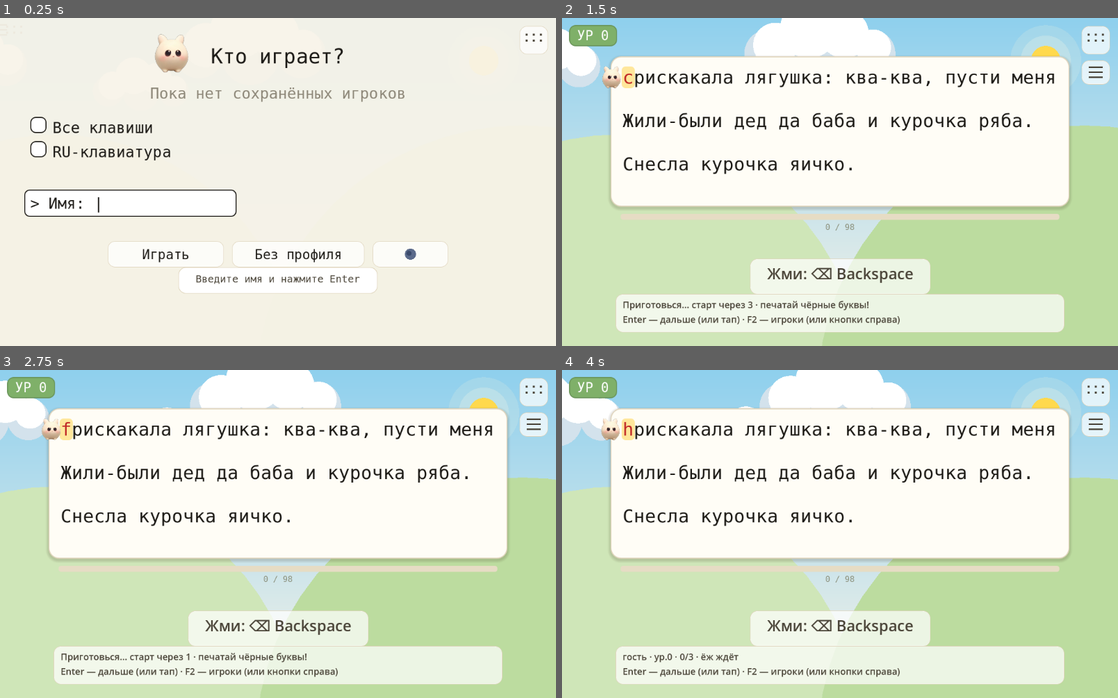
Above: before the commit, frames 1-4 (two rows, left to right).
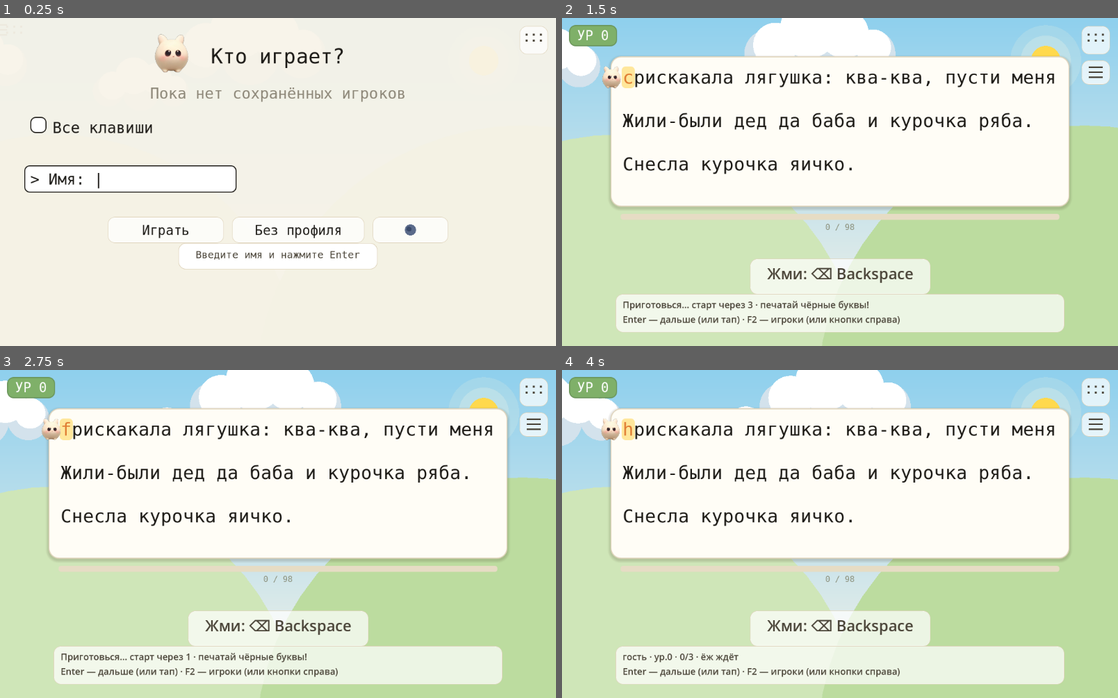
Above: after the commit, the same moments.

Repository: NikitaShubin/ModernBabyType
Game: Godot game, scene res://scenes/main.tscn
Same seed, same stepped clock (60 frames per second), same inputs: the game is played once before the commit and once after it.
Inputs (mouse positions are in pixels of both pictures, inside the frame that each line leads up to):
- Up to frame 1 (0.25 s): no input
- Up to frame 2 (1.5 s): tap Enter at 0.5 s; move the mouse to (962, 165) at 0.52 s; hold D 0.53-1.28 s; tap B at 0.6 s; click (962, 165) at 0.67 s; tap Space at 0.77, 1.07 s; tap C at 0.8, 1.35 s; move the mouse to (728, 198) at 1.27 s; hold S from 1.28 s (still down)
- Up to frame 3 (2.75 s): tap Space at 1.52, 1.82 s; tap E at 1.55, 2.1 s; move the mouse to (333, 461) at 2.02 s; release S at 2.03 s; hold D from 2.03 s (still down); tap F at 2.3 s
- Up to frame 4 (4 s): move the mouse to (812, 599) at 2.77 s; release D at 2.78 s; hold W 2.78-3.53 s; tap F at 2.85 s; click (812, 599) at 2.92 s; tap Space at 3.02, 3.32, 3.77 s; tap G at 3.05, 3.6 s; move the mouse to (1006, 583) at 3.52 s; hold A from 3.53 s (still down); tap H at 3.8 s

The runs differ from the first frame. In frame 1, 9.9% of the frame differs, in the area x 4-81%, y 37-84%; in frame 2, less than 0.1%; in frame 3, less than 0.1%; in frame 4, less than 0.1%.

Commit message:
Убрать RU-клавиатуру из релиза (лежит в ветке ru-keyboard), заяц вперёд, v0.0.9

Diff:
--- a/game/project.godot
+++ b/game/project.godot
@@ -9,7 +9,7 @@
 
 config/name="ModernBabyType"
 config/description="Игра для обучения детей слепой печати: герой убегает от врага, поедая буквы."
-config/version="0.0.8"
+config/version="0.0.9"
 run/main_scene="res://scenes/main.tscn"
 config/features=PackedStringArray("4.3", "GL Compatibility")
 config/icon="res://icon.png"
--- a/game/scripts/balance.gd
+++ b/game/scripts/balance.gd
@@ -7,40 +7,6 @@
 const KEY_PROGRESSION := " аовлыдфжпреимтнгрушщзхъёйчясмитьбю,.!?-:;\"'()1234567890"
 const INITIAL_ACTIVE_COUNT := 3
 const WINS_TO_LEVEL_UP := 3
-## Позиционная русская раскладка для латинской клавиатуры: keycode
-## физической клавиши → буква ЙЦУКЕН (стандарт Windows-RU). Нужно стенду
-## (в образах эмулятора русских KCM нет вообще) и хромбукам с английской
-## раскладкой. Чистая таблица: keycode → [без шифта, с шифтом].
-## Софтовые клавиатуры шлют KEY_UNKNOWN/0 и идут мимо таблицы как есть.
-const RU_POS := {
-	KEY_A: ["ф", "Ф"], KEY_B: ["и", "И"], KEY_C: ["с", "С"],
-	KEY_D: ["в", "В"], KEY_E: ["у", "У"], KEY_F: ["а", "А"],
-	KEY_G: ["п", "П"], KEY_H: ["р", "Р"], KEY_I: ["ш", "Ш"],
-	KEY_J: ["о", "О"], KEY_K: ["л", "Л"], KEY_L: ["д", "Д"],
-	KEY_M: ["ь", "Ь"], KEY_N: ["т", "Т"], KEY_O: ["щ", "Щ"],
-	KEY_P: ["з", "З"], KEY_Q: ["й", "Й"], KEY_R: ["к", "К"],
-	KEY_S: ["ы", "Ы"], KEY_T: ["е", "Е"], KEY_U: ["г", "Г"],
-	KEY_V: ["м", "М"], KEY_W: ["ц", "Ц"], KEY_X: ["ч", "Ч"],
-	KEY_Y: ["н", "Н"], KEY_Z: ["я", "Я"],
-	KEY_0: ["0", ")"], KEY_1: ["1", "!"], KEY_2: ["2", "\""],
-	KEY_3: ["3", "№"], KEY_4: ["4", ";"], KEY_5: ["5", "%"],
-	KEY_6: ["6", ":"], KEY_7: ["7", "?"], KEY_8: ["8", "*"],
-	KEY_9: ["9", "("],
-	KEY_MINUS: ["-", "_"], KEY_EQUAL: ["=", "+"],
-	KEY_BRACKETLEFT: ["х", "Х"], KEY_BRACKETRIGHT: ["ъ", "Ъ"],
-	KEY_SEMICOLON: ["ж", "Ж"], KEY_APOSTROPHE: ["э", "Э"],
-	KEY_BACKSLASH: ["\\", "/"], KEY_COMMA: ["б", "Б"],
-	KEY_PERIOD: ["ю", "Ю"], KEY_SLASH: [".", ","],
-	KEY_QUOTELEFT: ["ё", "Ё"], KEY_SPACE: [" ", " "],
-}
-
-
-## Буква под keycode на латинской клавиатуре (пусто — не буква).
-static func latin_to_ru(keycode: int, shifted: bool) -> String:
-	if not RU_POS.has(keycode):
-		return ""
-	var pair: Array = RU_POS[keycode]
-	return pair[1] if shifted else pair[0]
 ## База slow: даже ребёнок, который только сел за клавиатуру и ищет
 ## три кнопки (пробел, а, о), успевает убежать. Было 2.0 — ёж ловил
 ## новичка раньше, чем тот находил буквы.
--- a/game/scripts/main.gd
+++ b/game/scripts/main.gd
@@ -226,11 +226,8 @@
 		tl.autowrap_mode = TextServer.AUTOWRAP_OFF
 		tl.scroll_active = false
 		tl.mouse_filter = Control.MOUSE_FILTER_IGNORE
-		# Буквы — ПОВЕРХ героев: заяц и ёж шире клетки, стоят перед
-		# текущей буквой и накрывают предыдущую. Раньше текст был под
-		# ними (z = -10), и на эмуляторе это читалось как «заяц сел на
-		# букву». Теперь герой стоит за строкой, а буквы всегда целы.
-		tl.z_index = 1
+		# Текст — на заднем плане: герои рисуются поверх букв.
+		tl.z_index = -10
 		tl.add_theme_font_override("normal_font", mono)
 		tl.visible = false
 		add_child(tl)
@@ -862,19 +859,7 @@
 	# время партии рисовал бы красную метку перевода строки.
 	if ke.unicode < 32:
 		return
-	_type_char(_key_char(ke))
-
-
-## Символ из клавиши: обычно unicode как есть, но с включённой
-## RU-клавиатурой железные латинские коды идут позиционно в ЙЦУКЕН
-## (стенд, хромбуки). Софтовые клавиатуры шлют KEY_UNKNOWN/0 и правилом
-## не задеваются — у них unicode уже верный.
-func _key_char(ke: InputEventKey) -> String:
-	if S.get_ru_kb():
-		var mapped := B.latin_to_ru(ke.keycode, ke.shift_pressed)
-		if mapped != "":
-			return mapped
-	return String.chr(ke.unicode)
+	_type_char(String.chr(ke.unicode))
 
 
 func _type_char(ch: String) -> void:
@@ -1380,8 +1365,6 @@
 	var avail := _hud_avail()
 	var who := profile_name if profile_name != S.GUEST else "гость"
 	var keys := " · все клавиши" if _all_keys() else ""
-	if S.get_ru_kb():
-		keys += " · RU"
 	var lines := [_first_fit([
 		# Полная строка — для альбомной вкладки.
 		"%s%s · Уровень %d · побед подряд %d/%d · %s · точность %d%% · CPM %.0f" % [
@@ -1557,9 +1540,7 @@
 	if bounce_t > 0.0:
 		bounce = -18.0 * k * bounce_t
 	# Заяц стоит ПЕРЕД буквой, спрайт центрируется на левом краю её
-	# клетки. Он шире клетки и накрывает предыдущую букву — это не страшно:
-	# буквы рисуются ПОВЕРХ героя (text_labels z_index = 1), так что текст
-	# всегда читается, а заяц стоит как будто за строкой.
+	# клетки: буква остаётся читаемой, заяц заходит на пол-шара в клетку.
 	var half := HERO_TEX.get_width() * 0.5 * _spr_scale(HERO_TEX, _unit_h()).x
 	return Vector2(_cursor_cx() - char_w * 0.5 - half, _track_cy(cursor_line) + bounce)
 
--- a/game/scripts/menu.gd
+++ b/game/scripts/menu.gd
@@ -18,7 +18,6 @@
 ## Сигналы: chosen(name) — пустое имя означает гостя.
 
 const S := preload("res://scripts/save.gd")
-const B := preload("res://scripts/balance.gd")
 
 signal chosen(user_name: String)
 
@@ -166,15 +165,9 @@
 		_toggle_all_keys()
 		_eaten()
 		return
-	# RU-клавиатура — той же механикой, что A для «всех клавиш»:
-	# клавиша R при неактивном поле, иначе — вторая галочка мышью.
-	if not input_active and ke.keycode == KEY_R:
-		_toggle_ru()
-		_eaten()
-		return
 	if not input_active or ke.unicode == 0:
 		return
-	var ch := _menu_char(ke)
+	var ch := String.chr(ke.unicode)
 	# Пропускаем управляющие символы (меньше пробела) и пробелы: в имени
 	# их быть не должно, а имя всё равно обрежется по краям.
 	if ke.unicode < 32 or ch == " " or input_text.length() >= S.MAX_NAME_LENGTH:
@@ -222,10 +215,6 @@
 		_toggle_all_keys()
 		get_viewport().set_input_as_handled()
 		return
-	if _ru_tap_rect().has_point(pos):
-		_toggle_ru()
-		get_viewport().set_input_as_handled()
-		return
 	if _field_tap_rect().has_point(pos):
 		if not input_active:
 			_toggle_input()
@@ -336,22 +325,6 @@
 	var name := users[sel]
 	S.set_all_keys(name, not S.get_all_keys(name))
 	_reload()
-
-
-## RU-клавиатура: печатать русское с латинской (глобально, как ночь —
-## это про устройство, а не про игрока).
-func _toggle_ru() -> void:
-	S.set_ru_kb(not S.get_ru_kb())
-	queue_redraw()
-
-
-## Символ из клавиши (та же механика, что _key_char в main.gd).
-func _menu_char(ke: InputEventKey) -> String:
-	if S.get_ru_kb():
-		var mapped := B.latin_to_ru(ke.keycode, ke.shift_pressed)
-		if mapped != "":
-			return mapped
-	return String.chr(ke.unicode)
 
 
 func _guest() -> void:
@@ -425,20 +398,13 @@
 ## относится к вводимому имени), поэтому запас под неё не зависит от
 ## наличия игроков. Раньше на пустом списке запаса не было, и рамка
 ## поля накрывала подпись галочки (видел на эмуляторе).
-## Под галочкой — вторая, «RU-клавиатура»: поле едет ещё ниже.
 func _field_line_y() -> float:
 	return (
 		_rows_top()
 		+ float(maxi(users.size(), 1)) * ROW_H * k
 		+ 30.0 * k
 		+ 78.0 * k
-		+ 48.0 * k
 	)
-
-
-## Строка галочки «RU-клавиатура»: под первой галочкой.
-func _ru_line_y() -> float:
-	return _check_line_y() + 48.0 * k
 
 
 ## Строка галочки «все клавиши»: под списком, над полем ввода.
@@ -559,28 +525,6 @@
 	var y := _check_line_y()
 	var w := _text_size("Все клавиши", FONT_ROW).x
 	return Rect2(48.0 * k, y - 36.0 * k, w + 84.0 * k, 48.0 * k)
-
-
-## Галочка «RU-клавиатура»: печатать русское с латинской (тот же
-## переключатель, что клавиша R, но пальцем/мышью).
-func _ru_tap_rect() -> Rect2:
-	var y := _ru_line_y()
-	var w := _text_size("RU-клавиатура", FONT_ROW).x
-	return Rect2(48.0 * k, y - 36.0 * k, w + 84.0 * k, 48.0 * k)
-
-
-## Квадратик галочки с птичкой (один хелпер на обе галочки).
-func _draw_checkbox(cy: float, on: bool) -> void:
-	draw_style_box(box_sb, Rect2(60.0 * k, cy - 32.0 * k, 32.0 * k, 32.0 * k))
-	if on:
-		draw_line(
-			Vector2(66.0 * k, cy - 12.0 * k), Vector2(76.0 * k, cy - 2.0 * k),
-			_ink(), 4.0 * k
-		)
-		draw_line(
-			Vector2(76.0 * k, cy - 2.0 * k), Vector2(92.0 * k, cy - 26.0 * k),
-			_ink(), 4.0 * k
-		)
 
 
 ## Включён ли взрослый режим: у выбранного — его флаг, на пустом
@@ -662,12 +606,17 @@
 	# Галочка «все клавиши»: на пустом списке относится к вводимому
 	# имени, иначе — к выбранному профилю.
 	var cy := _check_line_y()
-	_draw_checkbox(cy, _check_on())
+	draw_style_box(box_sb, Rect2(60.0 * k, cy - 32.0 * k, 32.0 * k, 32.0 * k))
+	if _check_on():
+		draw_line(
+			Vector2(66.0 * k, cy - 12.0 * k), Vector2(76.0 * k, cy - 2.0 * k),
+			_ink(), 4.0 * k
+		)
+		draw_line(
+			Vector2(76.0 * k, cy - 2.0 * k), Vector2(92.0 * k, cy - 26.0 * k),
+			_ink(), 4.0 * k
+		)
 	_text("Все клавиши", Vector2(104.0 * k, cy), FONT_ROW, _ink())
-	# Галочка «RU-клавиатура»: глобально, как ночь.
-	var ry := _ru_line_y()
-	_draw_checkbox(ry, S.get_ru_kb())
-	_text("RU-клавиатура", Vector2(104.0 * k, ry), FONT_ROW, _ink())
 	# Поле ввода нового имени. Рамка — только когда активно, а тыкается
 	# всегда: тап включает ввод, как Tab.
 	var field_txt := _field_text()
--- a/game/scripts/save.gd
+++ b/game/scripts/save.gd
@@ -25,10 +25,6 @@
 const NIGHT_AUTO := -1
 const NIGHT_DAY := 0
 const NIGHT_ON := 1
-## Печатать русское с латинской клавиатуры (позиционно, ЙЦУКЕН):
-## для стенда эмулятора (русских KCM в образах нет) и хромбуков.
-## Глобально, не на профиль: это про устройство, как ночь.
-const KEY_RU_KB := "ru_kb"
 
 static var PATH := "user://modern_baby_type.cfg"
 
@@ -207,19 +203,6 @@
 	cfg.save(PATH)
 
 
-## Русское с латинской клавиатуры: выкл по умолчанию (на телефоне
-## с русской раскладкой он не нужен и только мешал бы).
-static func get_ru_kb() -> bool:
-	var cfg := _cfg()
-	return bool(cfg.get_value(SECTION_DISPLAY, KEY_RU_KB, false))
-
-
-static func set_ru_kb(on: bool) -> void:
-	var cfg := _cfg()
-	cfg.set_value(SECTION_DISPLAY, KEY_RU_KB, on)
-	cfg.save(PATH)
-
-
 ## Ночь прямо сейчас: ручной выбор важнее системы, без поддержки —
 ## всегда день. Чистая функция от трёх флагов — матрица в profiles_test.
 static func resolve_night(mode: int, supported: bool, system_dark: bool) -> bool:
--- a/game/tests/logic_test.gd
+++ b/game/tests/logic_test.gd
@@ -6,7 +6,6 @@
 ## Код выхода 0 — всё сошлось.
 
 const BB := preload("res://scripts/balance.gd")
-const SS := preload("res://scripts/save.gd")
 
 var _frame := 0
 var _main: Node = null
@@ -610,39 +609,6 @@
 		"monster word is hard-split"
 	)
 
-	# --- Позиционная RU-раскладка для латинской клавиатуры (стенд). ---
-	# Чистая таблица: keycode → ЙЦУКЕН. Софт-клавиатуры (KEY_UNKNOWN)
-	# идут мимо — у них unicode уже верный.
-	var tr: Callable = BB.latin_to_ru
-	_check(tr.call(KEY_A, false) == "ф", "A position types ef")
-	_check(tr.call(KEY_A, true) == "Ф", "shift keeps case")
-	_check(tr.call(KEY_S, false) == "ы", "S position types yeru")
-	_check(tr.call(KEY_Q, false) == "й", "Q position types short-i")
-	_check(tr.call(KEY_QUOTELEFT, false) == "ё", "grave types io")
-	_check(tr.call(KEY_2, true) == "\"", "shift-2 types quote")
-	_check(tr.call(KEY_3, true) == "№", "shift-3 types numero")
-	_check(tr.call(KEY_SLASH, false) == ".", "slash types dot")
-	_check(tr.call(KEY_SLASH, true) == ",", "shift-slash types comma")
-	_check(tr.call(KEY_SPACE, false) == " ", "space passes through")
-	_check(tr.call(KEY_F1, false) == "", "function keys unmapped")
-	_check(tr.call(KEY_UNKNOWN, false) == "", "soft keyboards bypass")
-
-	# Маршрут символа в игре: железная латиница идёт в ЙЦУКЕН при
-	# включённой RU-клавиатуре, софтовая (без keycode) — как есть.
-	# Флаг глобальный — возвращаем как было, чтобы не пачкать соседей.
-	var ru_was: bool = SS.get_ru_kb()
-	SS.set_ru_kb(true)
-	var hw := InputEventKey.new()
-	hw.keycode = KEY_A
-	hw.unicode = 97
-	hw.pressed = true
-	_check(_main._key_char(hw) == "ф", "game routes hardware A to ef")
-	var sw := InputEventKey.new()
-	sw.unicode = 1086
-	sw.pressed = true
-	_check(_main._key_char(sw) == "о", "game passes soft keys through")
-	SS.set_ru_kb(ru_was)
-
 	# --- Скролл длинного текста: окно едет за курсором, уехавшие прячем.
 	# Карточка — окно, а не весь текст. Самосогласовано через _vis_lines.
 	var six: Array[String] = ["раз", "два", "три", "четыре", "пять", "шесть"]
--- a/game/tests/profiles_test.gd
+++ b/game/tests/profiles_test.gd
@@ -53,7 +53,6 @@
 	_part12_soft_keyboard()
 	_part13_touch()
 	_part14_night()
-	_part15_ru_keyboard()
 	_report()
 	return true
 
@@ -648,52 +647,6 @@
 
 ## RU-клавиатура: печатать русское с латинской (стенд, хромбуки).
 ## Глобально, как ночь. Тап по галочке и клавиша R при неактивном поле.
-func _part15_ru_keyboard() -> void:
-	S.set_ru_kb(false)
-	_check(not S.get_ru_kb(), "ru keyboard off by default")
-	_menu.call("_reload")
-	_menu.input_active = false
-	# Прямоугольник второй галочки — под первой, над полем ввода.
-	var r1 := Rect2(_menu.call("_check_tap_rect"))
-	var r2 := Rect2(_menu.call("_ru_tap_rect"))
-	_check(
-		r2.position.y >= r1.position.y + r1.size.y - 1.0,
-		"ru checkbox sits below the all-keys checkbox"
-	)
-	var fld := Rect2(_menu.call("_field_tap_rect"))
-	_check(
-		fld.position.y >= r2.position.y + r2.size.y - 1.0,
-		"field frame clears the ru checkbox"
-	)
-	_menu.call("_input", _tap(r2.get_center()))
-	_check(S.get_ru_kb(), "tap turns ru keyboard on")
-	_menu.call("_input", _tap(r2.get_center()))
-	_check(not S.get_ru_kb(), "tap turns ru keyboard off")
-	_menu.call("_unhandled_key_input", _key(KEY_R))
-	_check(S.get_ru_kb(), "R turns ru keyboard on in the menu")
-	_menu.call("_unhandled_key_input", _key(KEY_R))
-	_check(not S.get_ru_kb(), "R turns ru keyboard off in the menu")
-	# При активном поле R — буква, а не переключатель.
-	_menu.call("_toggle_input")
-	_menu.input_text = ""
-	S.set_ru_kb(false)
-	_menu.call("_unhandled_key_input", _typed_key(KEY_R, "r"))
-	_check(_menu.input_text == "r", "R types a letter while the field is active")
-	# С включённой RU-клавиатурой железная латиница идёт в ЙЦУКЕН,
-	# а софтовая (без keycode) — как есть.
-	S.set_ru_kb(true)
-	_menu.input_text = ""
-	_menu.call("_unhandled_key_input", _typed_key(KEY_A, "a"))
-	_check(_menu.input_text == "ф", "hardware A types ef with ru on")
-	_menu.input_text = ""
-	_menu.call("_unhandled_key_input", _key_event("a"))
-	_check(_menu.input_text == "a", "soft A passes through with ru on")
-	S.set_ru_kb(false)
-	_menu.input_active = false
-
-
-## Сколько разных букв на экране во взрослом режиме: все знаки
-## уровня, включая пробел.
 func _letters_on_screen() -> int:
 	var letters := {}
 	for line in _main.display_lines:
Not shown, changed: game/export_presets.cfg
Not shown, changed: AGENTS.md
Not shown, changed: README.md
